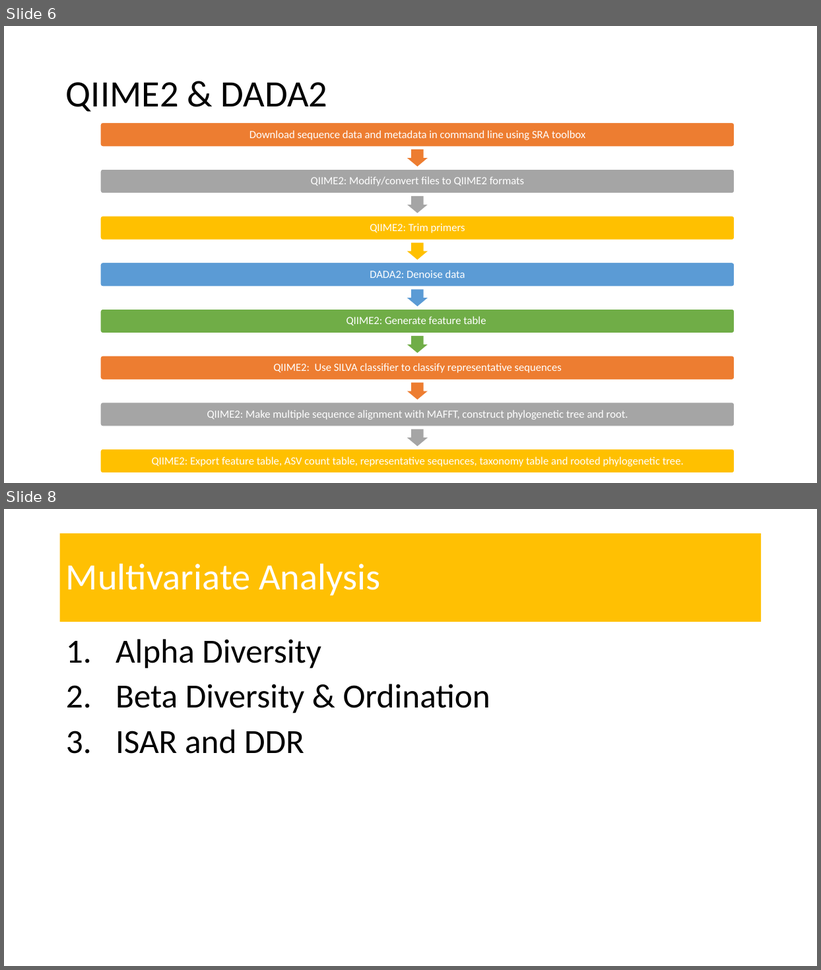
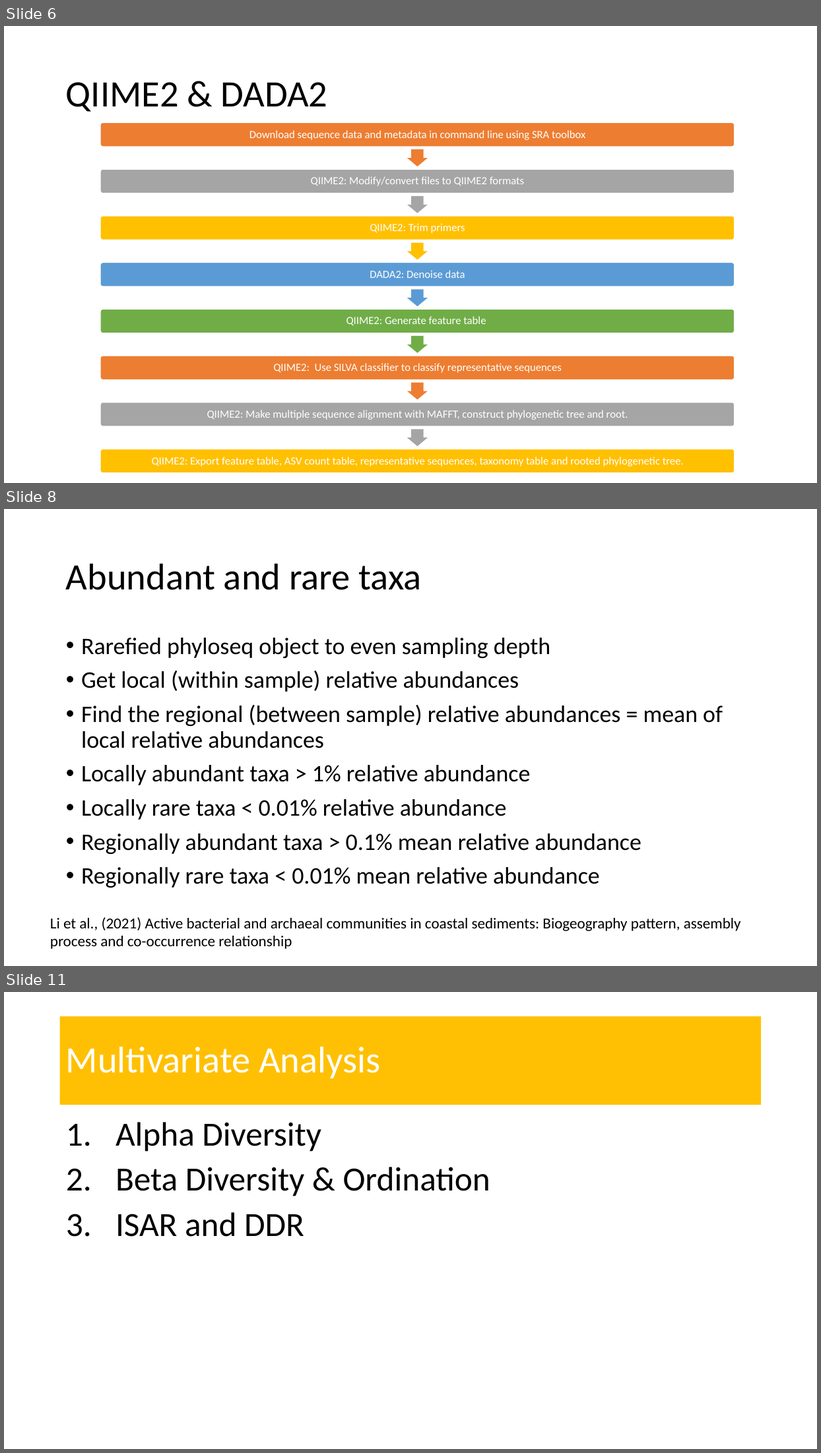
Before and after one commit to amysolman/PhD, a slide deck: Projects/Chapter1/community-assembly-edit.pptx. Shown one above the other, each under a label of ours: slides 6 and 8 before the commit, slides 6, 8 and 11 after it; the slides between them are not shown. The pictures are 821x970 and 821x1453 pixels, drawn with LibreOffice and Linux fonts; fonts in the diff are those of the drawing. Boxes give left, top, right and bottom in pixels: in the first picture for what was removed or moved away, otherwise in the second. Text is boxed around its words. In the diff, an @@ line names an element or a change of style, - is before the commit and + after.

```diff
--- a/Projects/Chapter1/community-assembly-edit.pptx
+++ b/Projects/Chapter1/community-assembly-edit.pptx
@@ slide 8 added at [4, 509, 817, 966], background #FFFFFF @@
@@ title added at [66, 563, 421, 590], 44 pt, text #000000 @@
+Abundant and rare taxa
@@ text added at [81, 638, 723, 888], 28 pt, text #000000 @@
+• Rarefied phyloseq object to even sampling depth
+• Get local (within sample) relative abundances
+• Find the regional (between sample) relative abundances = mean of local relative abundances
+• Locally abundant taxa > 1% relative abundance
+• Locally rare taxa < 0.01% relative abundance
+• Regionally abundant taxa > 0.1% mean relative abundance
+• Regionally rare taxa < 0.01% mean relative abundance
@@ text added at [50, 918, 741, 949], 18 pt, text #000000 @@
+Li et al., (2021) Active bacterial and archaeal communities in coastal sediments: Biogeography pattern, assembly process and co-occurrence relationship
@@ what was slide 8 is now slide 11 @@
```
Also in this commit, not shown: 1 slide changed, 2 other slides added, 12 other files.
